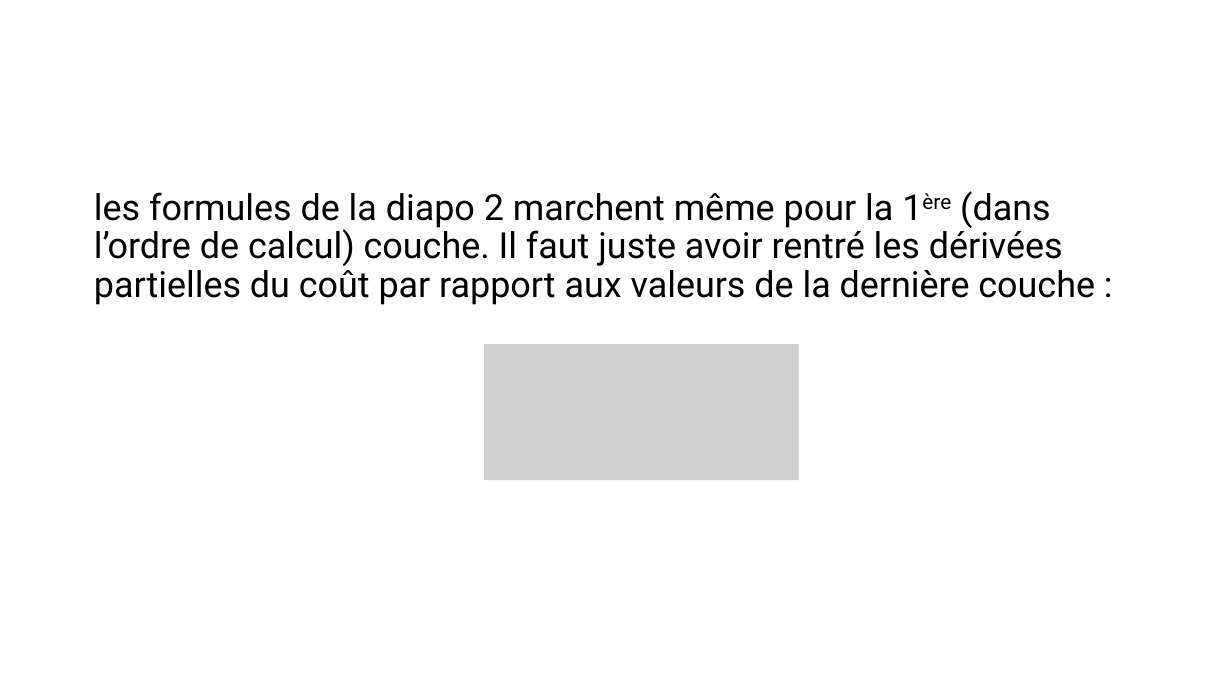
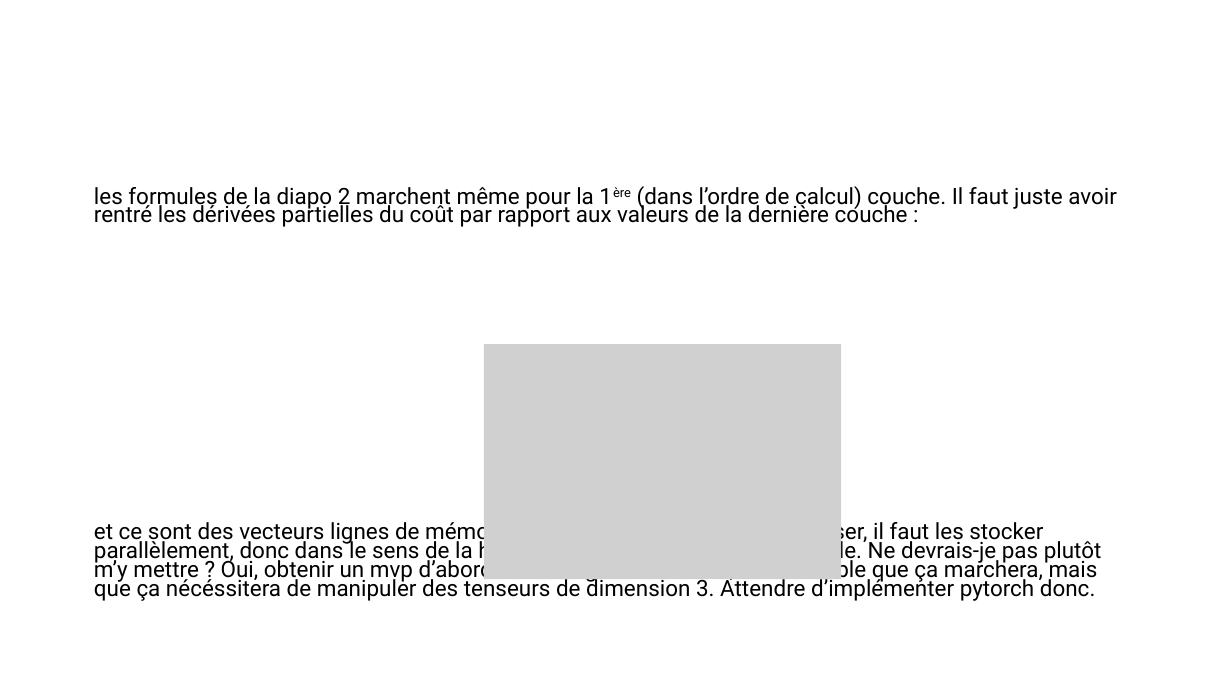
Before and after one commit to lucasabuela/my_first_nn, a slide deck: slide 3 of Schémas et formules mathématiques.pptx. Drawn at 1232x693 pixels with LibreOffice and Linux fonts; fonts in the diff are those of the drawing; grey boxes stand for pictures. Boxes give left, top, right and bottom in pixels: in the first picture for what was removed or moved away, otherwise in the second. Text is boxed around its words. In the diff, an @@ line names an element or a change of style, - is before the commit and + after.

```diff
--- a/Schémas et formules mathématiques.pptx
+++ b/Schémas et formules mathématiques.pptx
@@ text at [94,186,1117,227]: size 28 to 17.5 pt in "les formules de la diapo 2 marchent ..."; line spacing 0.9 to 0.7 @@
@@ picture: place and size @@
-picture at [484,344,799,480]
+picture at [484,344,842,579]
@@ text at [94,519,1102,601]: paragraph added @@
+et ce sont des vecteurs lignes de mémoire, donc à priori, si je veux paralléliser, il faut les stocker parallèlement, donc dans le sens de la hauteur ? Voyons voir si c’est possible. Ne devrais-je pas plutôt m’y mettre ? Oui, obtenir un mvp d’abord. Juste regardons. Mmh, il me semble que ça marchera, mais que ça nécéssitera de manipuler des tenseurs de dimension 3. Attendre d’implémenter pytorch donc.
```
Also in this commit, not shown: 7 other files.
